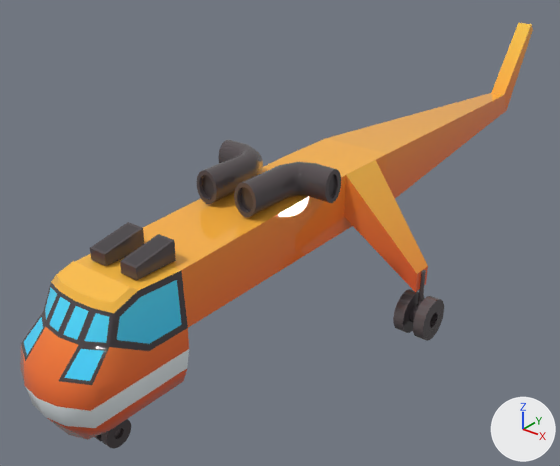
The FBX model Assets/FBX/GM_Vechicles/helicopter3.fbx as it was, and as the next commit left it.
Rendered twice from a 50 mm camera at (7.85, -10.0, 5.87) aimed at (-0.98, 1.03, -0.96). Arrows for +X, +Y and +Z are at lower right; the lights stay in place. The picture after the commit comes second. Where no turn or scale is listed for an object, it has been applied to the vertices.

The older version as bpy lines, for what is in view:
```python
me_body = bpy.data.meshes.new('Body')
me_body.from_pydata(...)  # 360 vertices, 320 faces; spans x -2.13..2.13, y -3.32..2.17, z -1.24..1.32
me_body.materials.append(mat_palet)  # picture img_main_txt_png
me_body_009 = bpy.data.meshes.new('Body.009')
me_body_009.from_pydata(...)  # 642 vertices, 562 faces; spans x -2.45..2.45, y -4.6..1.68, z -2.2..-0.87
me_body_009.materials.append(mat_palet)  # picture img_main_txt_png
me_body_010 = bpy.data.meshes.new('Body.010')
me_body_010.from_pydata(...)  # 129 vertices, 120 faces; spans x -0.78..0.78, y -5.43..-3.2, z -1.59..0.97
me_body_010.materials.append(mat_palet)  # picture img_main_txt_png
me_body_011 = bpy.data.meshes.new('Body.011')
me_body_011.from_pydata(...)  # 18 vertices, 14 faces; spans x -0.72..0.72, y 2.17..10.11, z -0.33..1.98
me_body_011.materials.append(mat_palet)  # picture img_main_txt_png
ob_helicopter3 = bpy.data.objects.new('helicopter3', me_body)
ob_helicopter3.location = (0.0, 0.0, 0.0)
ob_helicopter3_tail = bpy.data.objects.new('helicopter3_tail', me_body_011)
ob_helicopter3_tail.location = (0.0, 0.0, 0.0)
ob_helicopter3chassis = bpy.data.objects.new('helicopter3chassis', me_body_009)
ob_helicopter3chassis.location = (0.0, 0.0, 0.0)
ob_helicopter3cockpit = bpy.data.objects.new('helicopter3cockpit', me_body_010)
ob_helicopter3cockpit.location = (0.0, 0.0, 0.0)
```
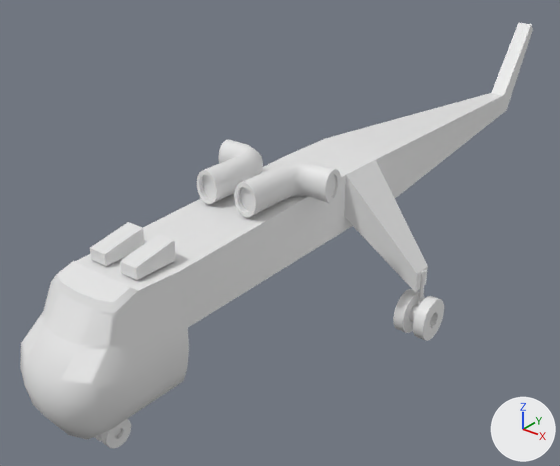
Commit message: helicopter colors change + parking changed

Patch to the scene script:
```diff
--- a/Assets/FBX/GM_Vechicles/helicopter3.fbx.py
+++ b/Assets/FBX/GM_Vechicles/helicopter3.fbx.py
@@ me_body @@
 me_body.from_pydata(...)  # 360 vertices, 320 faces; spans x -2.13..2.13, y -3.32..2.17, z -1.24..1.32
 # used by ob_helicopter3; location = (0.0, 0.0, 0.0)
-me_body.materials.append(mat_palet)  # picture img_main_txt_png
+# me_body part 2: texture (UV) coordinates of 20 of 320 faces, centred in x -2.13..2.13, y -1.27..1.97, z -1.05..0.79, changed; they spanned u 0.58..0.58, v 0.81..0.9 and now span u 0.77..0.77, v 0.39..0.46
@@ me_body_011 @@
 me_body_011.from_pydata(...)  # 18 vertices, 14 faces; spans x -0.72..0.72, y 2.17..10.11, z -0.33..1.98
 # used by ob_helicopter3_tail; location = (0.0, 0.0, 0.0)
-me_body_011.materials.append(mat_palet)  # picture img_main_txt_png
+# me_body_011 part 1: texture (UV) coordinates of 10 of 14 faces, centred in x -0.45..0.45, y 5.47..10.04, z 0.19..1.9, changed; they spanned u 0.58..0.58, v 0.83..0.91 and now span u 0.77..0.77, v 0.41..0.48
@@ me_body_009 @@
 me_body_009.from_pydata(...)  # 642 vertices, 562 faces; spans x -2.45..2.45, y -4.6..1.68, z -2.2..-0.87
-me_body_009.materials.append(mat_palet)  # picture img_main_txt_png
@@ me_body_010 @@
 me_body_010.from_pydata(...)  # 129 vertices, 120 faces; spans x -0.78..0.78, y -5.43..-3.2, z -1.59..0.97
 # used by ob_helicopter3cockpit; location = (0.0, 0.0, 0.0)
-me_body_010.materials.append(mat_palet)  # picture img_main_txt_png
+# me_body_010 part 3: texture (UV) coordinates of 40 of 120 faces, centred in x -0.78..0.78, y -5.37..-3.71, z -1.56..0.64, changed; they spanned u 0.57..0.58, v 0.8..0.9 and now span u 0.76..0.77, v 0.39..0.47
```

What differs and where, as boxes [x1, y1, x2, y2] in the pictures (560 x 466 px):
'helicopter3', recoloured, surface changed (orange to white): [143, 138, 428, 327] in both
'helicopter3cockpit', recoloured, surface changed (lighter): [20, 222, 189, 440] in both
'helicopter3_tail', recoloured, surface changed (orange to white): [326, 23, 533, 198] in both
'helicopter3chassis', recoloured: [94, 270, 444, 449] in both
part 3 of me_body_010, surface changed (orange to white): [20, 254, 189, 440] in both
